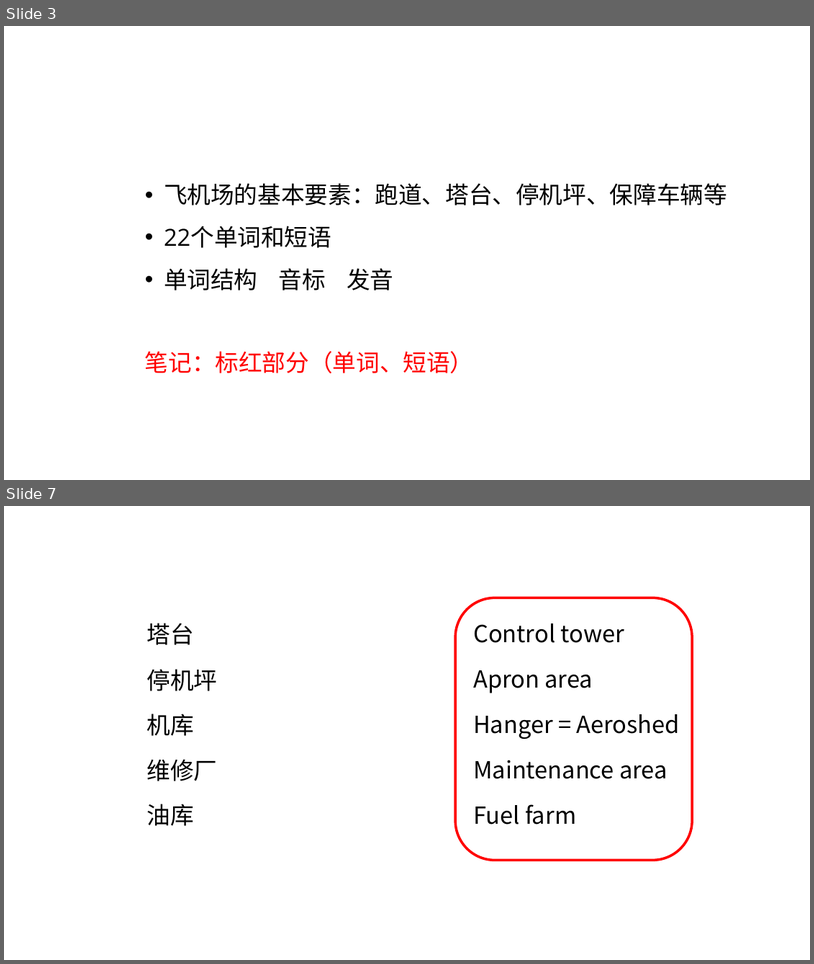
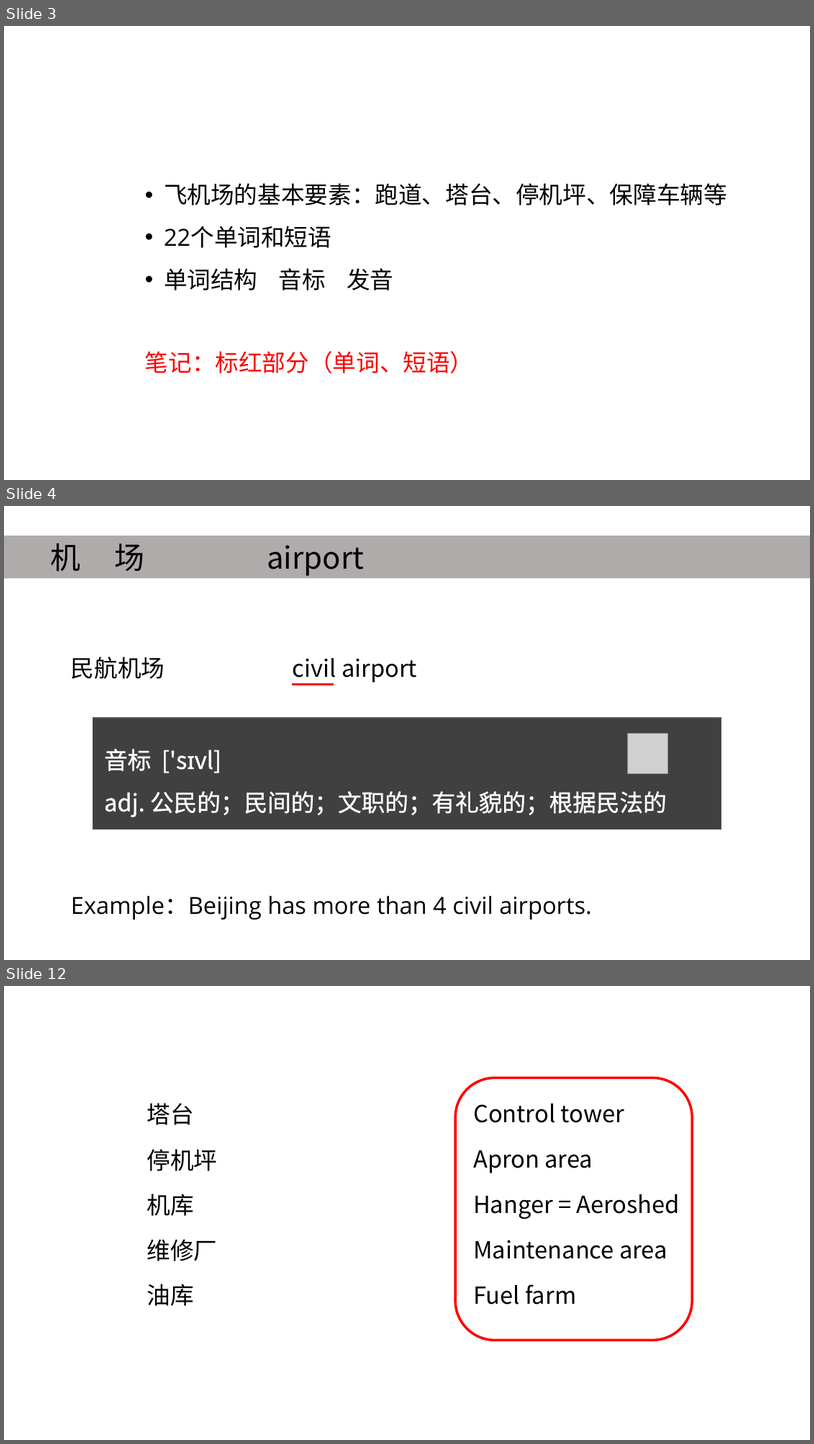
Before and after one commit to dlovegrace/english-teaching, a slide deck: airport sign.pptx. Shown one above the other, each under a label of ours: slides 3 and 7 before the commit, slides 3, 4 and 12 after it; the slides between them are not shown. The pictures are 814x964 and 814x1444 pixels, drawn with LibreOffice and Linux fonts; fonts in the diff are those of the drawing; grey boxes stand for pictures. Boxes give left, top, right and bottom in pixels: in the first picture for what was removed or moved away, otherwise in the second. Text is boxed around its words. In the diff, an @@ line names an element or a change of style, - is before the commit and + after.

Commit message:
完成了ppt中机场介绍以及跑道介绍部分，添加了相关的音标以及音频

```diff
--- a/airport sign.pptx
+++ b/airport sign.pptx
@@ slide 4 added at [4,506,810,960], background #FFFFFF @@
@@ rectangle added at [4,536,810,579], fill #AFABAB, 36 pt, text #000000 @@
+机 场 airport
@@ text added at [71,656,165,679], 28 pt, text #000000 @@
+民航机场
@@ text added at [293,658,417,682], 28 pt, text #000000 @@
+civil airport
@@ line added from (292, 685) to (334, 685), #FF0000 2.5 pt @@
@@ rectangle added at [93,718,721,829], fill #404040, outline #595959 1 pt, 28 pt, text #FFFFFF @@
+音标 ['sɪvl]
+adj. 公民的；民间的；文职的；有礼貌的；根据民法的
@@ picture added at [628,734,669,774] @@
@@ text added at [71,896,592,919], 28 pt, text #000000 @@
+Example：Beijing has more than 4 civil airports.
@@ what was slide 7 is now slide 12 @@
```
Also in this commit, not shown: 4 slides changed, 5 other slides added, 1 slide removed, 1 other file.
